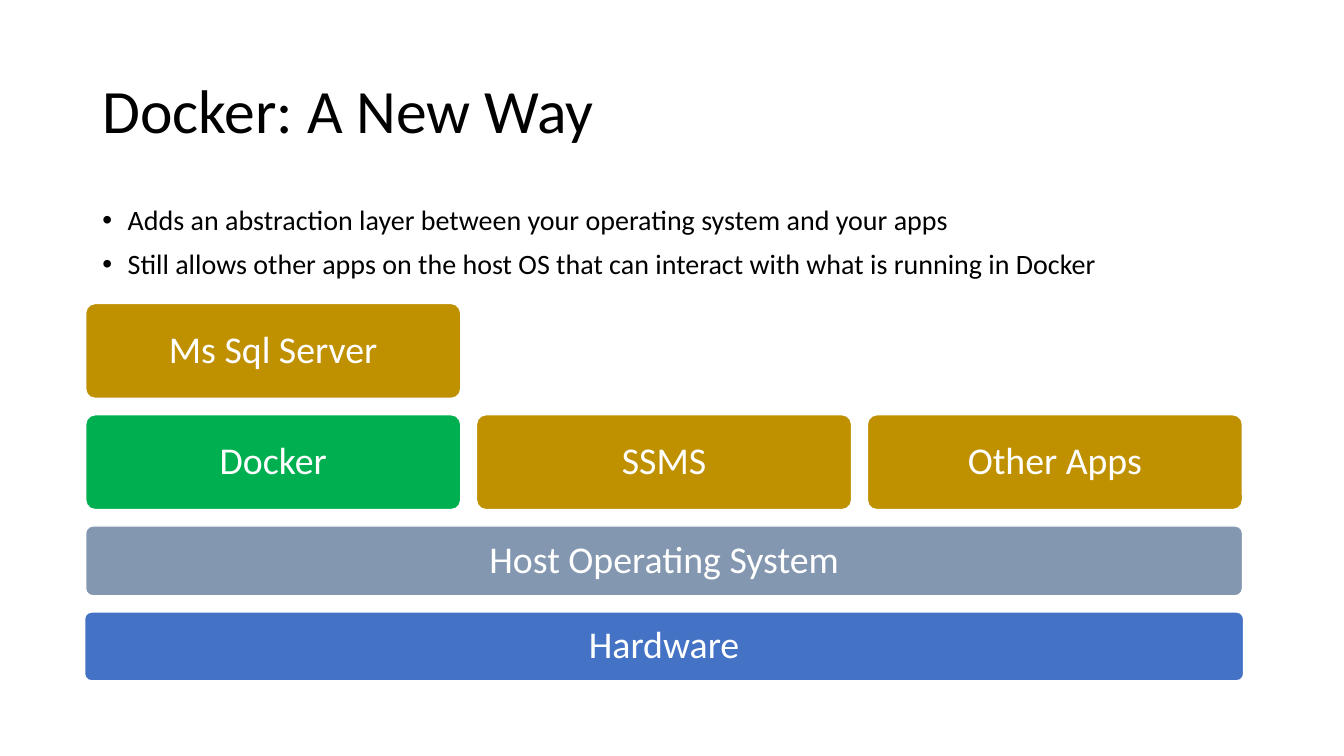
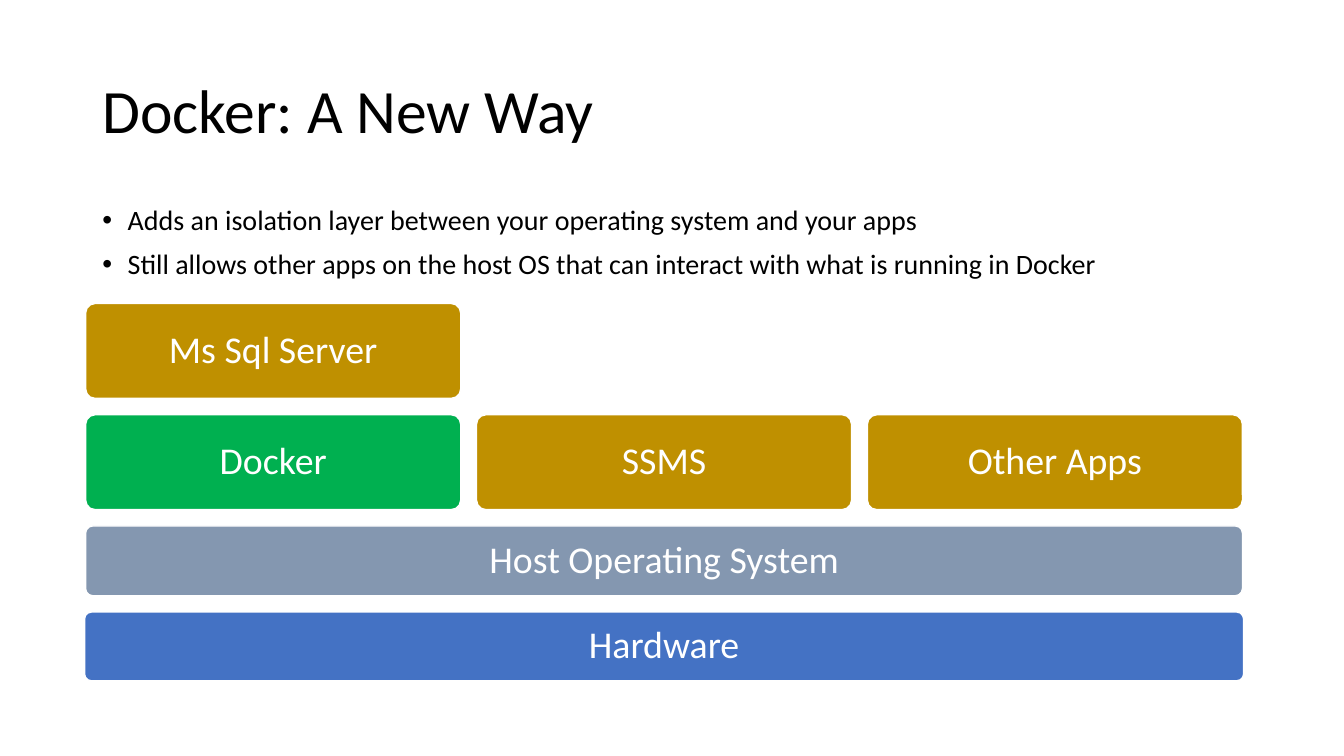
Before and after one commit to chlsmith/sql-on-docker, a slide deck: slide 6 of sql-on-docker.pptx (slide 7 before the commit). Drawn at 1344x756 pixels with LibreOffice and Linux fonts; fonts in the diff are those of the drawing. Boxes give left, top, right and bottom in pixels: in the first picture for what was removed or moved away, otherwise in the second. Text is boxed around its words. In the diff, an @@ line names an element or a change of style, - is before the commit and + after.

```diff
--- a/sql-on-docker.pptx
+++ b/sql-on-docker.pptx
@@ text at [128,210,917,235]: text changed @@
-• Adds an abstraction layer between your operating system and your apps
+• Adds an isolation layer between your operating system and your apps
```
Also in this commit, not shown: 4 other slides changed, 1 slide added, 2 slides removed.
